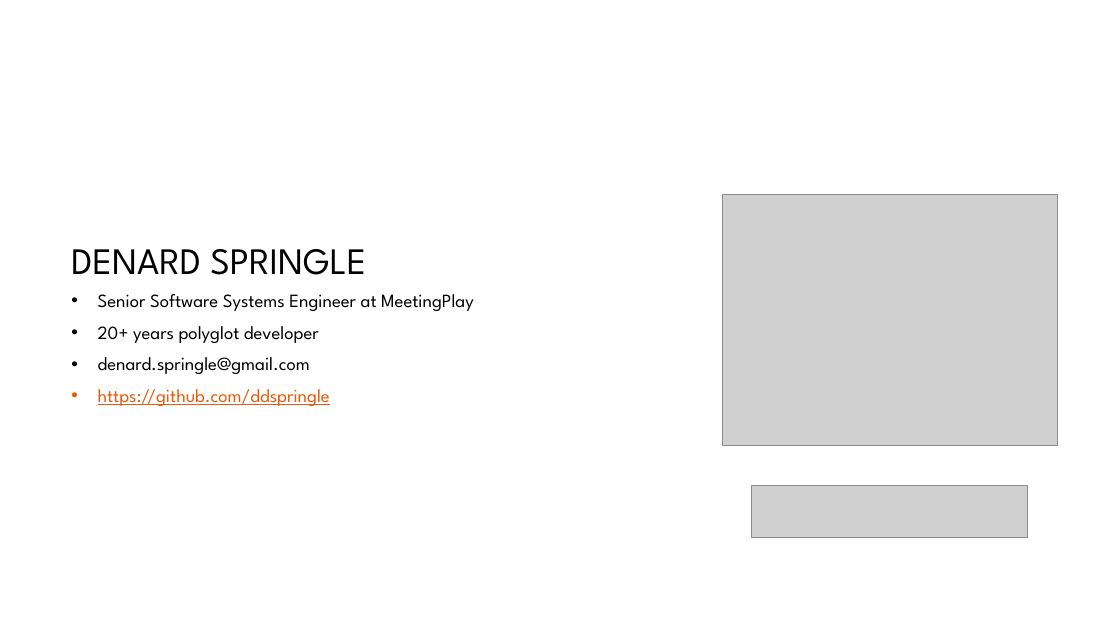
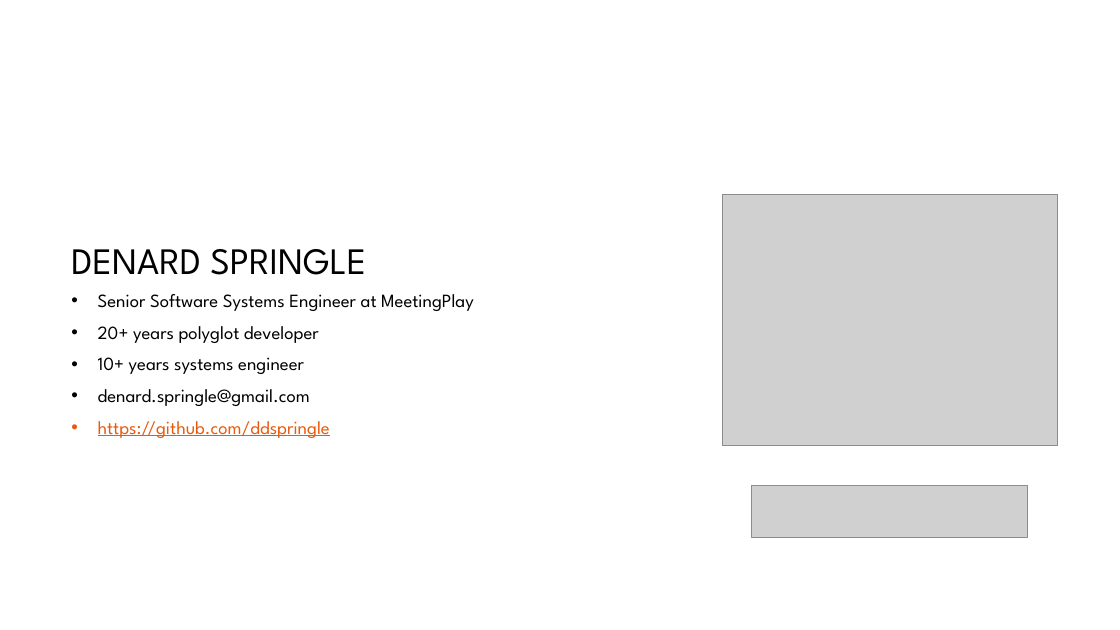
Before and after one commit to ddspringle/cfsummit19-preso-assets, a slide deck: slide 3 of Caching & Performance in ColdFusion - ACF Summit 2019.pptx. Drawn at 1120x630 pixels with LibreOffice and Linux fonts; fonts in the diff are those of the drawing; grey boxes stand for pictures; background and template pictures are left out. Boxes give left, top, right and bottom in pixels: in the first picture for what was removed or moved away, otherwise in the second. Text is boxed around its words. In the diff, an @@ line names an element or a change of style, - is before the commit and + after.

```diff
--- a/Caching & Performance in ColdFusion - ACF Summit 2019.pptx
+++ b/Caching & Performance in ColdFusion - ACF Summit 2019.pptx
@@ text at (x1=98, y1=357, x2=304, y2=374): paragraph added @@
+• 10+ years systems engineer
```
Also in this commit, not shown: 1 other slide changed, 1 slide added.
